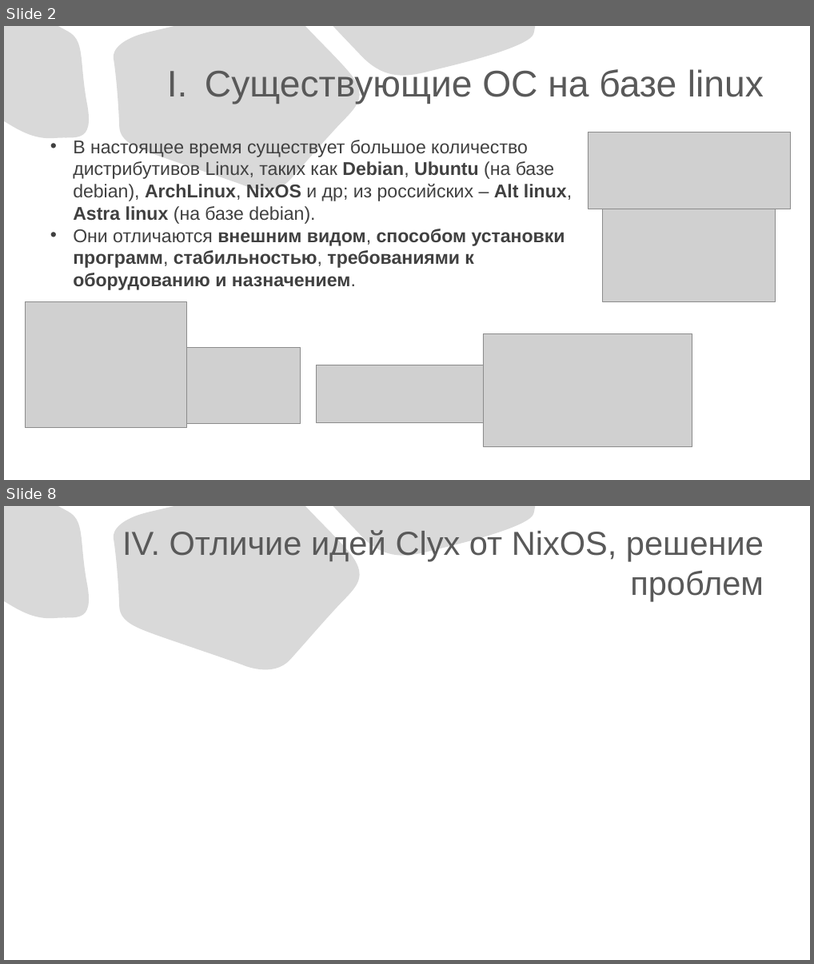
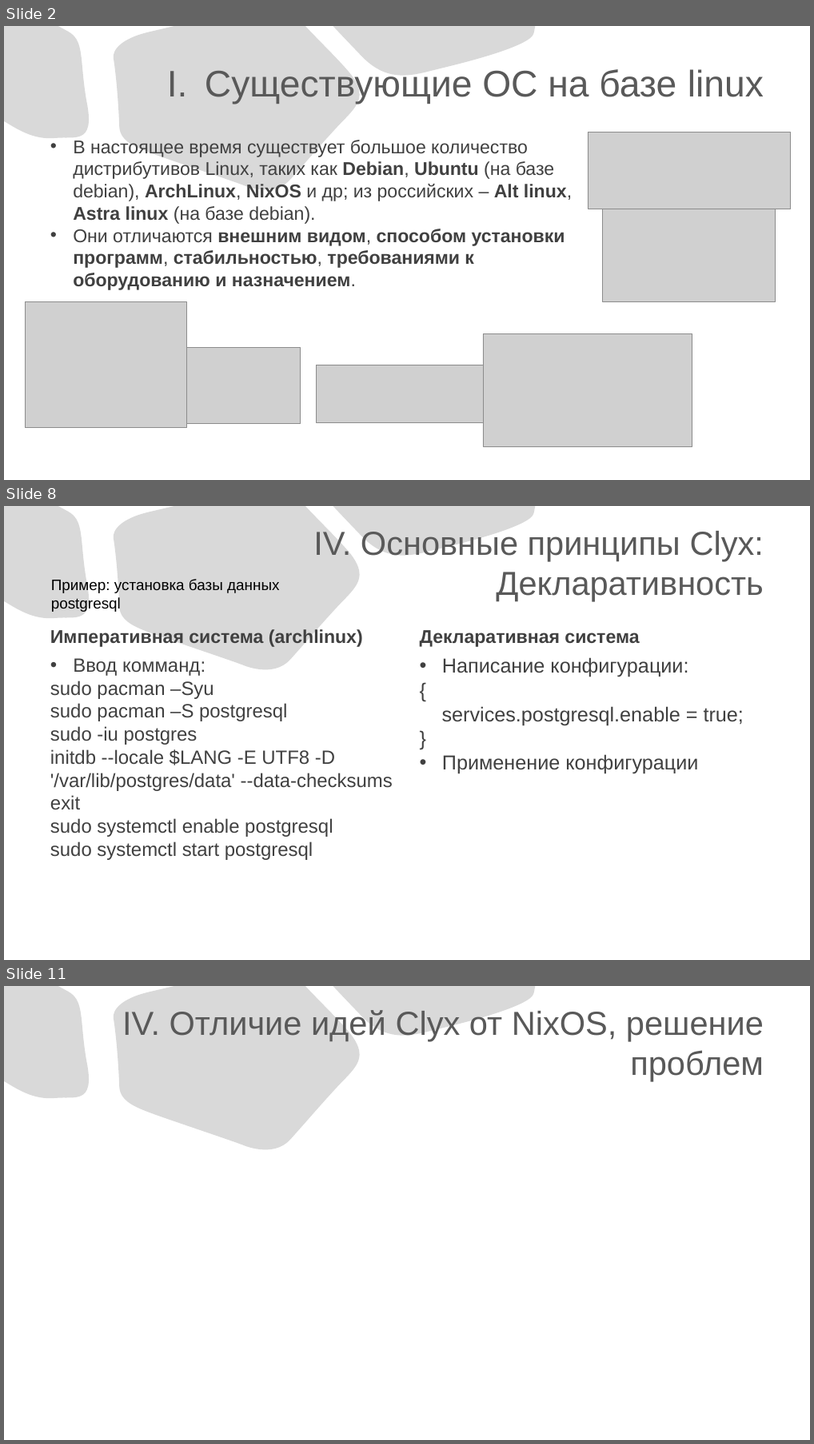
Before and after one commit to slawacats/clyx, a slide deck: ClyxOS.pptx. Shown one above the other, each under a label of ours: slides 2 and 8 before the commit, slides 2, 8 and 11 after it; the slides between them are not shown. The pictures are 814x964 and 814x1444 pixels, drawn with LibreOffice and Linux fonts; fonts in the diff are those of the drawing; grey boxes stand for pictures. Boxes give left, top, right and bottom in pixels: in the first picture for what was removed or moved away, otherwise in the second. Text is boxed around its words. In the diff, an @@ line names an element or a change of style, - is before the commit and + after.

Commit message:
:D modified:   ClyxOS.pptx modified:   clyx.drawio

```diff
--- a/ClyxOS.pptx
+++ b/ClyxOS.pptx
@@ slide 8 added at [4, 506, 810, 960], background #FFFFFF; not listed: 3 template elements that a slide beside it also shows @@
@@ title added at [314, 531, 764, 601], 39.6 pt, text #595959 @@
+IV. Основные принципы Clyx:
+Декларативность
@@ text added at [51, 579, 279, 612], 18 pt, text #000000 @@
+Пример: установка базы данных postgresql
@@ text added at [50, 629, 363, 647], 22 pt, text #404040, bold @@
+Императивная система (archlinux)
@@ text added at [420, 630, 639, 647], 22 pt, text #404040, bold @@
+Декларативная система
@@ text added at [50, 658, 393, 860], 22.8 pt, text #404040 @@
+• Ввод комманд:
+sudo pacman –Syu
+sudo pacman –S postgresql
+sudo -iu postgres
+initdb --locale $LANG -E UTF8 -D '/var/lib/postgres/data' --data-checksums
+exit
+sudo systemctl enable postgresql
+sudo systemctl start postgresql
@@ text added at [442, 657, 744, 774], 24 pt, text #404040 @@
+• Написание конфигурации:
+{
+services.postgresql.enable = true;
+}
+• Применение конфигурации
@@ what was slide 8 is now slide 11 @@
```
Also in this commit, not shown: 4 slides changed, 3 other slides added, 1 slide removed, 1 other file.
